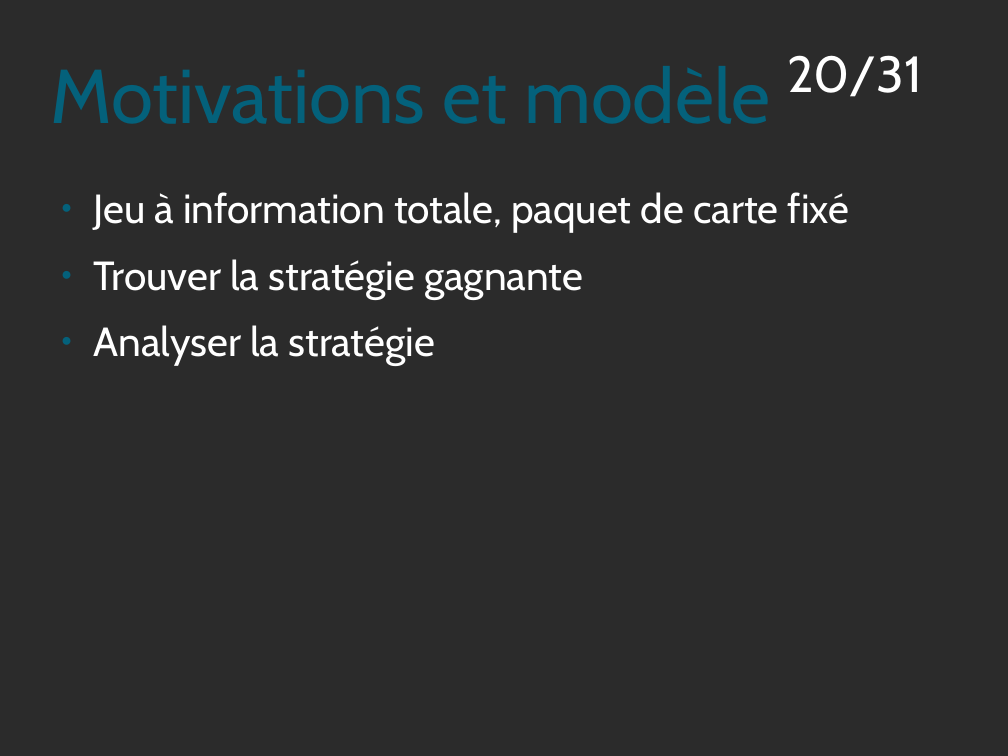
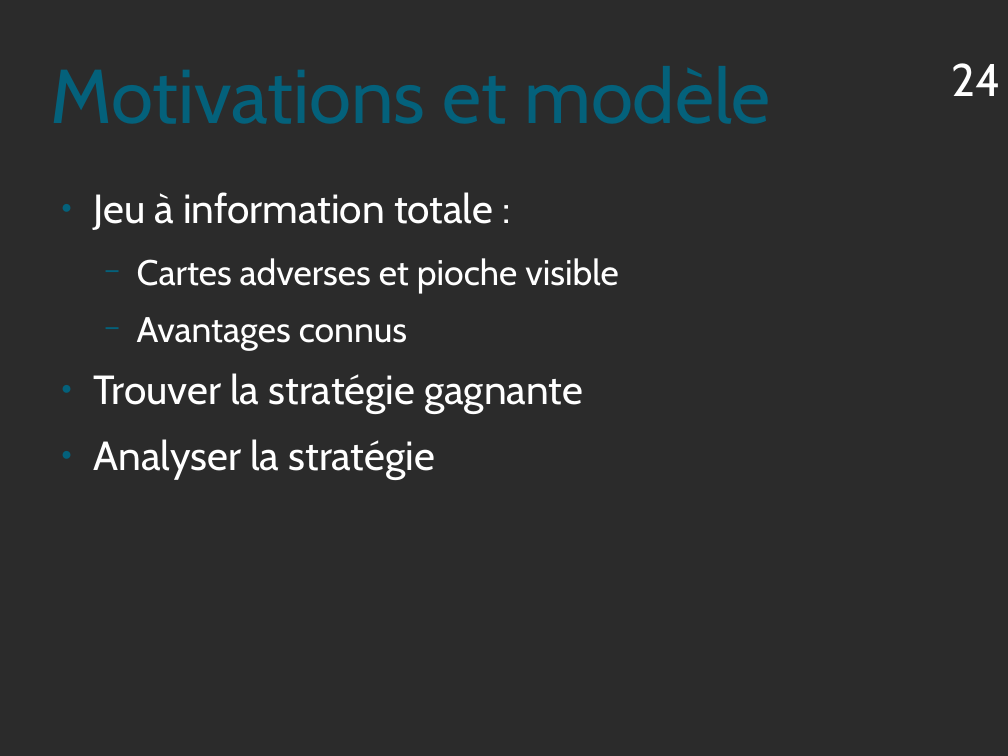
Before and after one commit to Triw-12/hanamikoji_solve, a slide deck: slide 24 of diaporama/Règles.odp (slide 20 before the commit). Drawn at 1008x756 pixels with LibreOffice and Linux fonts; fonts in the diff are those of the drawing; background and template pictures are left out; a plain dark background stands for a picture behind light text. Boxes give left, top, right and bottom in pixels: in the first picture for what was removed or moved away, otherwise in the second. Text is boxed around its words. In the diff, an @@ line names an element or a change of style, - is before the commit and + after.

```diff
--- a/diaporama/Règles.odp
+++ b/diaporama/Règles.odp
@@ page number removed at [787,55,922,97] @@
-20/31
@@ page number added at [951,63,1001,96], 36 pt, text #FFFFFF @@
+24
@@ text at [93,192,618,350]: text changed; size 32 to 28 pt @@
-● Jeu à information totale, paquet de carte fixé
+● Jeu à information totale :
+  − Cartes adverses et pioche visible
+  − Avantages connus
```
Also in this commit, not shown: 17 other slides changed, 18 slides added, 12 slides removed, 11 other files.
